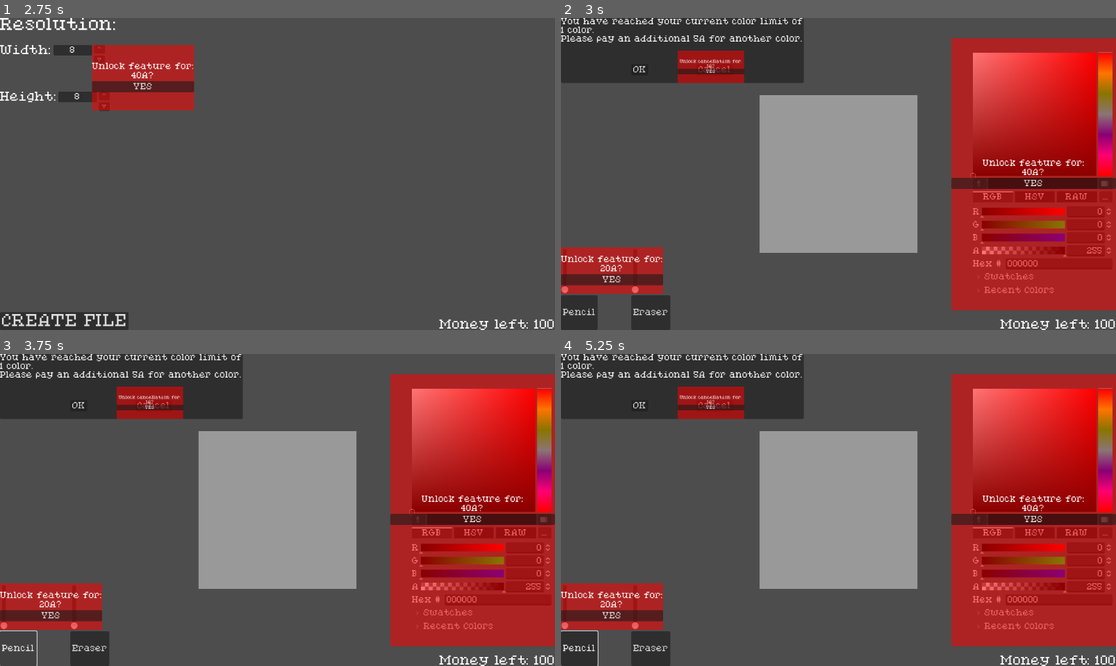
Above: before the commit, frames 1-4 (two rows, left to right).
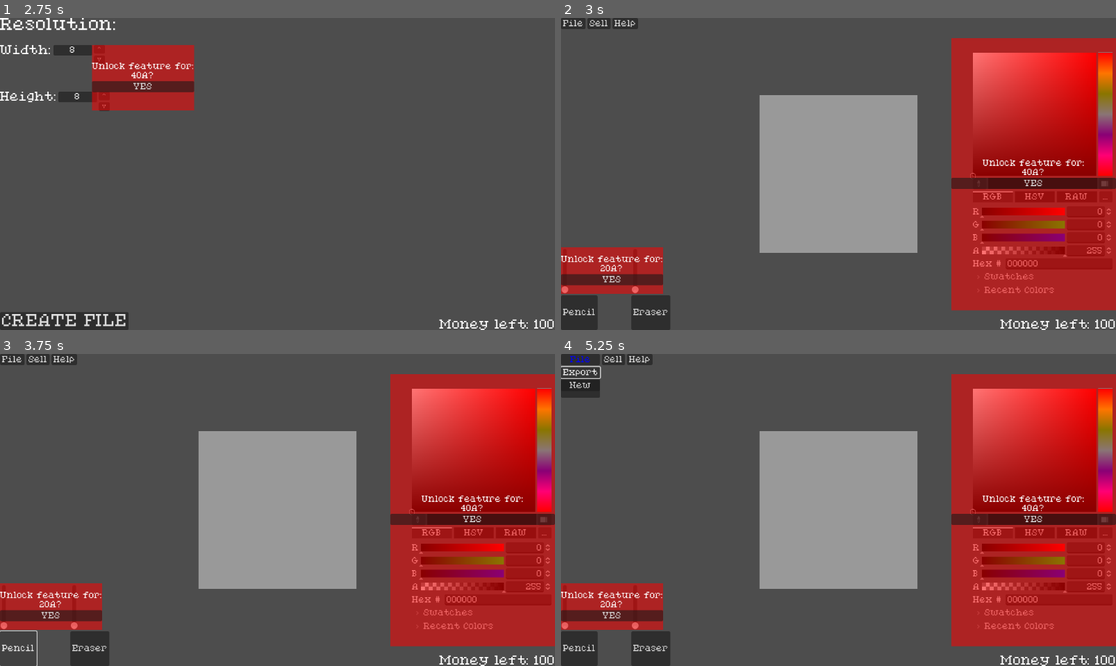
Above: after the commit, the same moments.

Repository: CodeOS99/PixelProLite
Game: Godot game, scene res://scenes/main_menu.tscn
Same seed, same stepped clock (60 frames per second), same inputs: the game is played once before the commit and once after it.
Inputs (mouse positions are in pixels of both pictures, inside the frame that each line leads up to):
- Up to frame 1 (2.75 s): click "NEW FILE" at 0.5 s; click "NEW FILE" at 1.25 s; click "OK" at 2 s
- Up to frame 2 (3 s): click "CREATE FILE" at 2.75 s
- Up to frame 3 (3.75 s): click "Pencil" at 3.5 s
- Up to frame 4 (5.25 s): click (572, 360) at 4.25 s, where only the run after the commit has a clickable "File"; click (583, 372) at 5 s, where only the run after the commit has a clickable "Export"

Frame 1 is identical in both runs. In frame 2, 8.5% of the frame differs, in the area x 0-44%, y 0-21%; in frame 3, 8.5%; in frame 4, 8.1%.

Commit message:
Added a hamburger menu of sorts

Diff:
--- a/scenes/main_draw_area.tscn
+++ b/scenes/main_draw_area.tscn
@@ -7,6 +7,7 @@
 [ext_resource type="PackedScene" uid="uid://blonb44a54jmh" path="res://scenes/pay_wall.tscn" id="4_0l0ig"]
 [ext_resource type="PackedScene" uid="uid://cyc3fr8p5vf5" path="res://scenes/popup.tscn" id="5_ulgoo"]
 [ext_resource type="Script" path="res://scripts/color_picker.gd" id="7_8lua7"]
+[ext_resource type="Script" path="res://scripts/file_menu.gd" id="8_mcsov"]
 
 [node name="MainDrawArea" type="Control"]
 layout_mode = 3
@@ -153,18 +154,75 @@
 grow_vertical = 2
 
 [node name="Popup" parent="." instance=ExtResource("5_ulgoo")]
+visible = false
 layout_mode = 0
 anchors_preset = 0
+anchor_left = 0.0
+anchor_top = 0.0
+anchor_right = 0.0
+anchor_bottom = 0.0
+offset_left = 0.0
+offset_top = 0.0
+offset_right = 277.0
+offset_bottom = 135.0
+grow_horizontal = 1
+grow_vertical = 1
 
 [node name="Label" parent="Popup/VBoxContainer" index="0"]
 text = "You have reached your current color limit of
 1 color.
 Please pay an additional 5A for another color."
 
+[node name="TopBar" type="HBoxContainer" parent="."]
+layout_mode = 1
+anchors_preset = 10
+anchor_right = 1.0
+offset_bottom = 34.0
+grow_horizontal = 2
+
+[node name="VBoxContainer" type="VBoxContainer" parent="TopBar"]
+layout_mode = 2
+
+[node name="FileMenu" type="Button" parent="TopBar/VBoxContainer"]
+layout_mode = 2
+text = "File"
+script = ExtResource("8_mcsov")
+
+[node name="FileMenuContents" type="PanelContainer" parent="TopBar/VBoxContainer"]
+visible = false
+custom_minimum_size = Vector2(0, 64)
+layout_mode = 2
+
+[node name="VBoxContainer" type="VBoxContainer" parent="TopBar/VBoxContainer/FileMenuContents"]
+layout_mode = 2
+
+[node name="ExportButton" type="Button" parent="TopBar/VBoxContainer/FileMenuContents/VBoxContainer"]
+layout_mode = 2
+text = "Export"
+
+[node name="NewFileButton" type="Button" parent="TopBar/VBoxContainer/FileMenuContents/VBoxContainer"]
+layout_mode = 2
+text = "New"
+
+[node name="VBoxContainer2" type="VBoxContainer" parent="TopBar"]
+layout_mode = 2
+
+[node name="Button" type="Button" parent="TopBar/VBoxContainer2"]
+layout_mode = 2
+text = "Sell"
+
+[node name="VBoxContainer3" type="VBoxContainer" parent="TopBar"]
+layout_mode = 2
+
+[node name="Button2" type="Button" parent="TopBar/VBoxContainer3"]
+layout_mode = 2
+text = "Help"
+
 [connection signal="pressed" from="HBoxContainer/VBoxContainer/PencilButton" to="HBoxContainer/VBoxContainer/PencilButton" method="_on_pressed"]
 [connection signal="pressed" from="HBoxContainer/VBoxContainer2/EraserButton" to="HBoxContainer/VBoxContainer2/EraserButton" method="_on_pressed"]
 [connection signal="cancel_pressed" from="HBoxContainer/VBoxContainer2/EraserButton/Popup" to="HBoxContainer/VBoxContainer2/EraserButton" method="_on_popup_cancel_pressed"]
 [connection signal="ok_pressed" from="HBoxContainer/VBoxContainer2/EraserButton/Popup" to="HBoxContainer/VBoxContainer2/EraserButton" method="_on_popup_ok_pressed"]
+[connection signal="pressed" from="TopBar/VBoxContainer/FileMenu" to="TopBar/VBoxContainer/FileMenu" method="_on_pressed"]
 
 [editable path="HBoxContainer/VBoxContainer2/EraserButton/Popup"]
 [editable path="HBoxContainer/VBoxContainer2/EraserButton/Popup/VBoxContainer/HBoxContainer/CancelButton/PopupPaywall"]
--- /dev/null
+++ b/scripts/file_menu.gd
@@ -0,0 +1,13 @@
+extends Button
+
+func _on_pressed() -> void:
+	$"../FileMenuContents".visible = not $"../FileMenuContents".visible
+
+	if $"../FileMenuContents".visible:
+		add_theme_color_override("font_color", Color(0, 0, 1))
+		add_theme_color_override("font_focus_color", Color(0, 0, 1))
+		add_theme_color_override("font_hover_color", Color(0, 0, 1))
+	else:
+		add_theme_color_override("font_color", Color(1, 1, 1))
+		add_theme_color_override("font_focus_color", Color(1, 1, 1))
+		add_theme_color_override("font_hover_color", Color(1, 1, 1))
Not shown: 1 places in scenes/main_draw_area.tscn that only renumber resources
